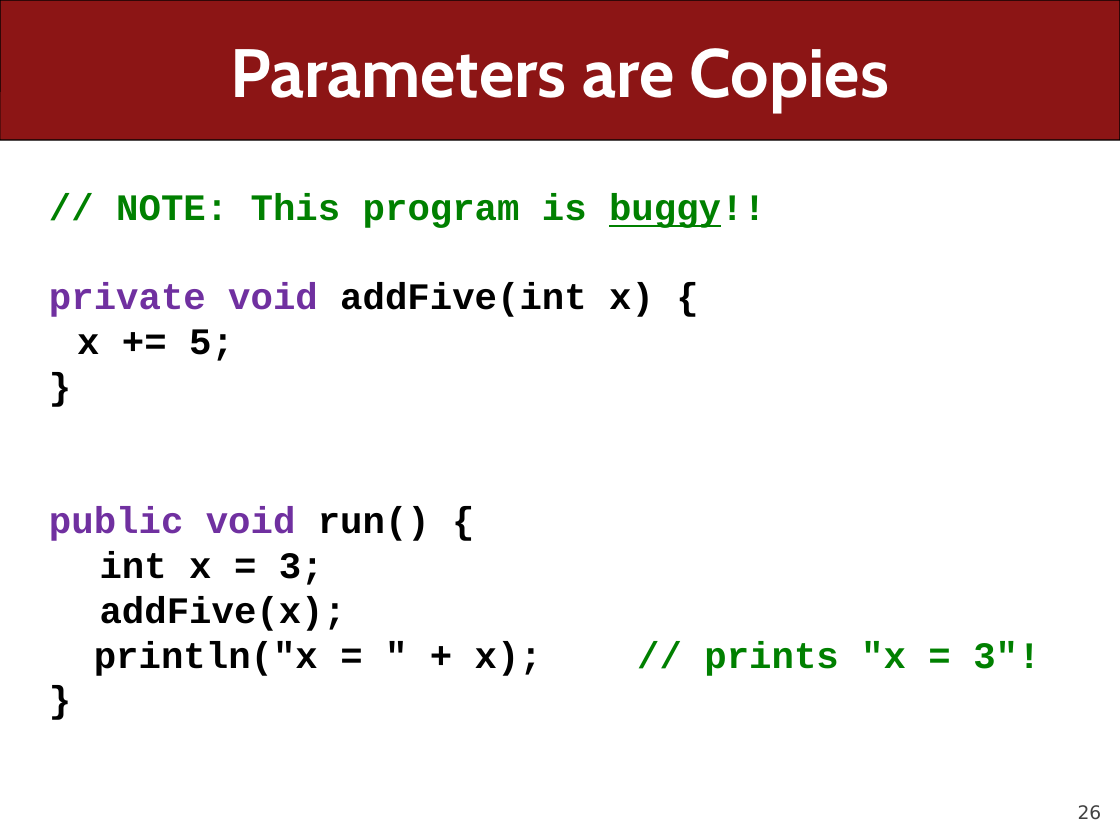
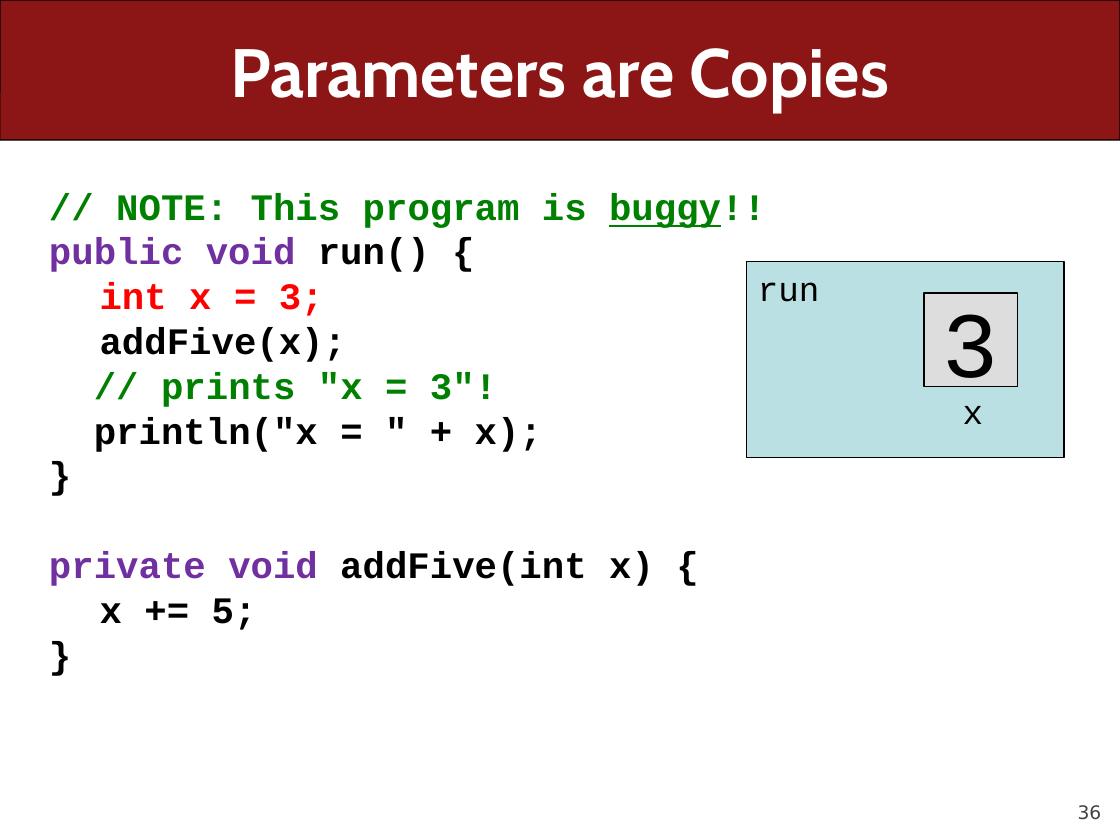
Before and after one commit to ckincaid17/cs106a-summer-2018, a slide deck: slide 36 of WWW/lectures/Lecture7/Lecture7.pptx (slide 26 before the commit). Drawn at 1120x840 pixels with LibreOffice and Linux fonts; fonts in the diff are those of the drawing. Boxes give left, top, right and bottom in pixels: in the first picture for what was removed or moved away, otherwise in the second. Text is boxed around its words. In the diff, an @@ line names an element or a change of style, - is before the commit and + after.

Commit message:
Lecture 7

```diff
--- a/WWW/lectures/Lecture7/Lecture7.pptx
+++ b/WWW/lectures/Lecture7/Lecture7.pptx
@@ text at [49,238,542,452]: paragraphs added @@
+public void run() {
+int x = 3;
+addFive(x);
+// prints "x = 3"!
+println("x = " + x);
+}
@@ rectangle added at [747,261,1064,457], fill #BBE0E3, outline #000000 0.75 pt, 22 pt, text #000000 @@
+run
+x
@@ rectangle added at [924,293,1017,386], fill #DDDDDD, outline #000000 0.75 pt, 60 pt, text #000000 @@
+3
@@ text at [49,507,1040,676]: paragraphs removed @@
-public void run() {
-int x = 3;
-addFive(x);
-println("x = " + x); // prints "x = 3"!
-}
@@ page number at [1078,805,1102,820]: text changed @@
-26
+36
```
Also in this commit, not shown: 10 other slides changed, 108 slides added, 1 slide removed, 1 other file.
